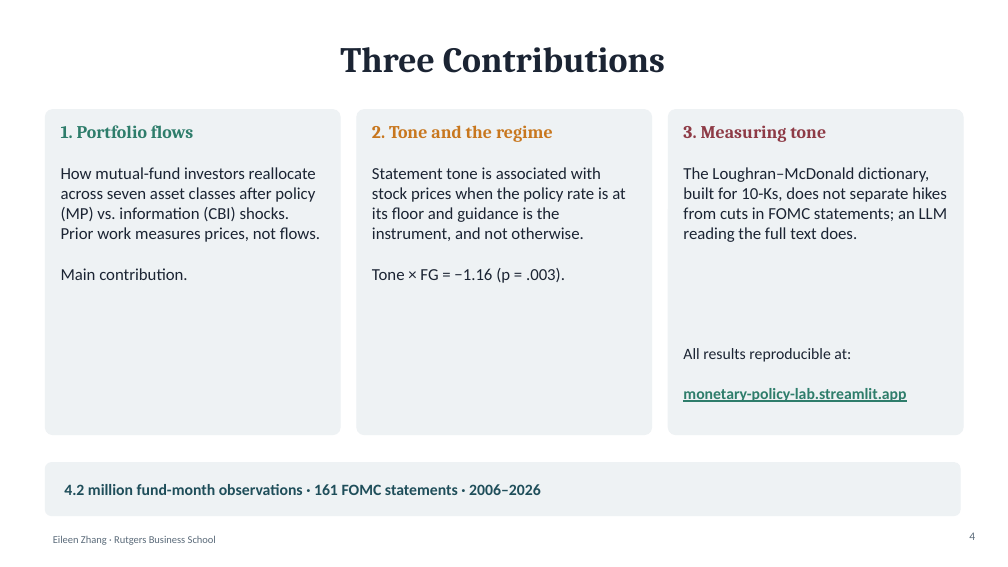
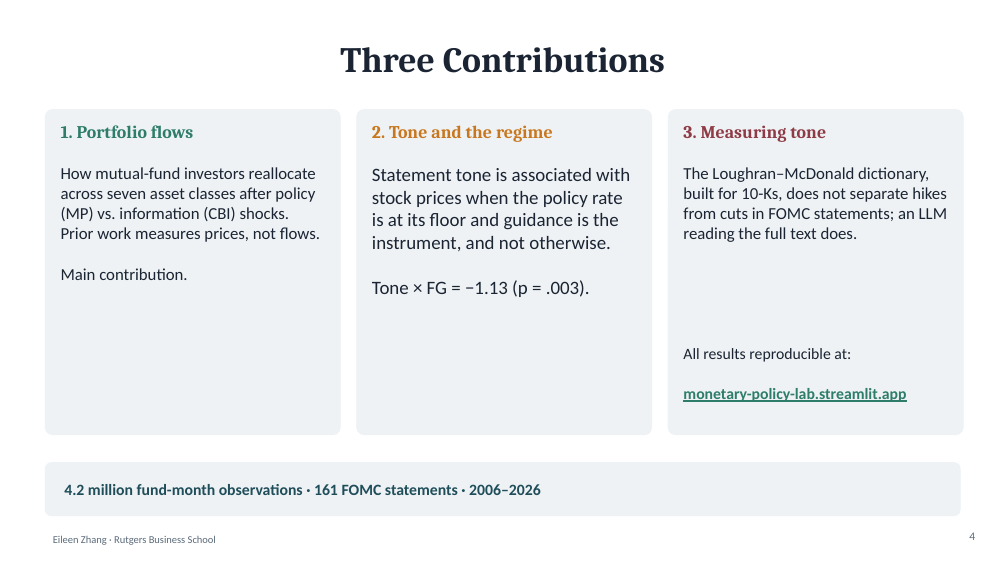
Before and after one commit to dechang64/monetary-policy-lab, a slide deck: slide 4 of paper/final_research_presentation_v5_2026-11-26.pptx. Drawn at 1008x567 pixels with LibreOffice and Linux fonts; fonts in the diff are those of the drawing. Boxes give left, top, right and bottom in pixels: in the first picture for what was removed or moved away, otherwise in the second. Text is boxed around its words. In the diff, an @@ line names an element or a change of style, - is before the commit and + after.

```diff
--- a/paper/final_research_presentation_v5_2026-11-26.pptx
+++ b/paper/final_research_presentation_v5_2026-11-26.pptx
@@ text at (372, 168, 630, 251): size 16 to 18 pt in "Statement tone is associated with stock prices ..." @@
@@ text at (372, 280, 590, 297): text changed; size 16 to 18 pt @@
-Tone × FG = −1.16 (p = .003).
+Tone × FG = −1.13 (p = .003).
```
Also in this commit, not shown: 2 other slides changed, 2 other files.
